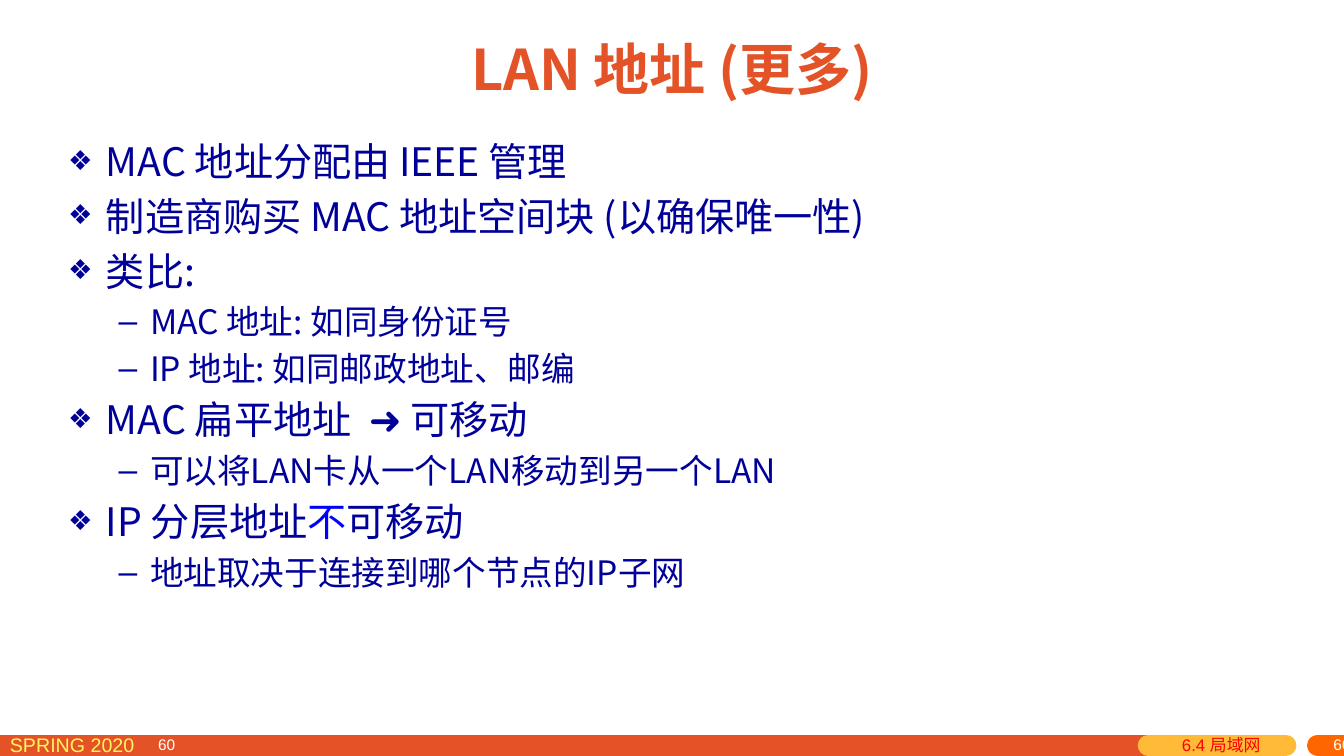
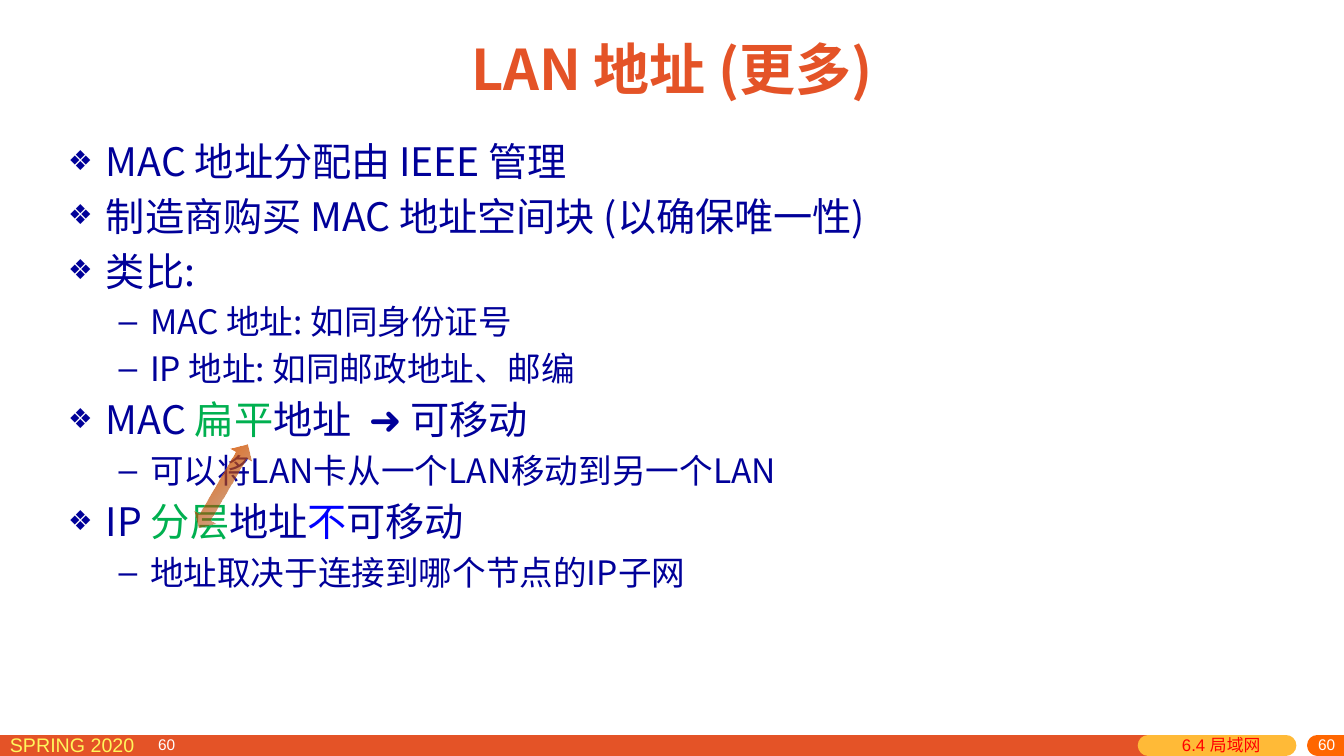
Before and after one commit to network-distributed/presentations, a slide deck: slide 60 of chapter6_cn.pptx. Drawn at 1344x756 pixels with LibreOffice and Linux fonts; fonts in the diff are those of the drawing. Boxes give left, top, right and bottom in pixels: in the first picture for what was removed or moved away, otherwise in the second. Text is boxed around its words. In the diff, an @@ line names an element or a change of style, - is before the commit and + after.

```diff
--- a/chapter6_cn.pptx
+++ b/chapter6_cn.pptx
@@ text at (x1=106, y1=401, x2=528, y2=540): text colour #000099 to #00B050 in "扁平地址", "分层地址不可移动" @@
@@ left right arrow added at (x1=188, y1=439, x2=258, y2=534), fill gradient #FF6600 to #803300 @@
@@ page number rewrapped from (x1=1100, y1=738, x2=1344, y2=756) to (x1=1085, y1=738, x2=1344, y2=756) @@
```
Also in this commit, not shown: 110 other slides changed, 6 slides added, 7 slides removed, 1 other file.
